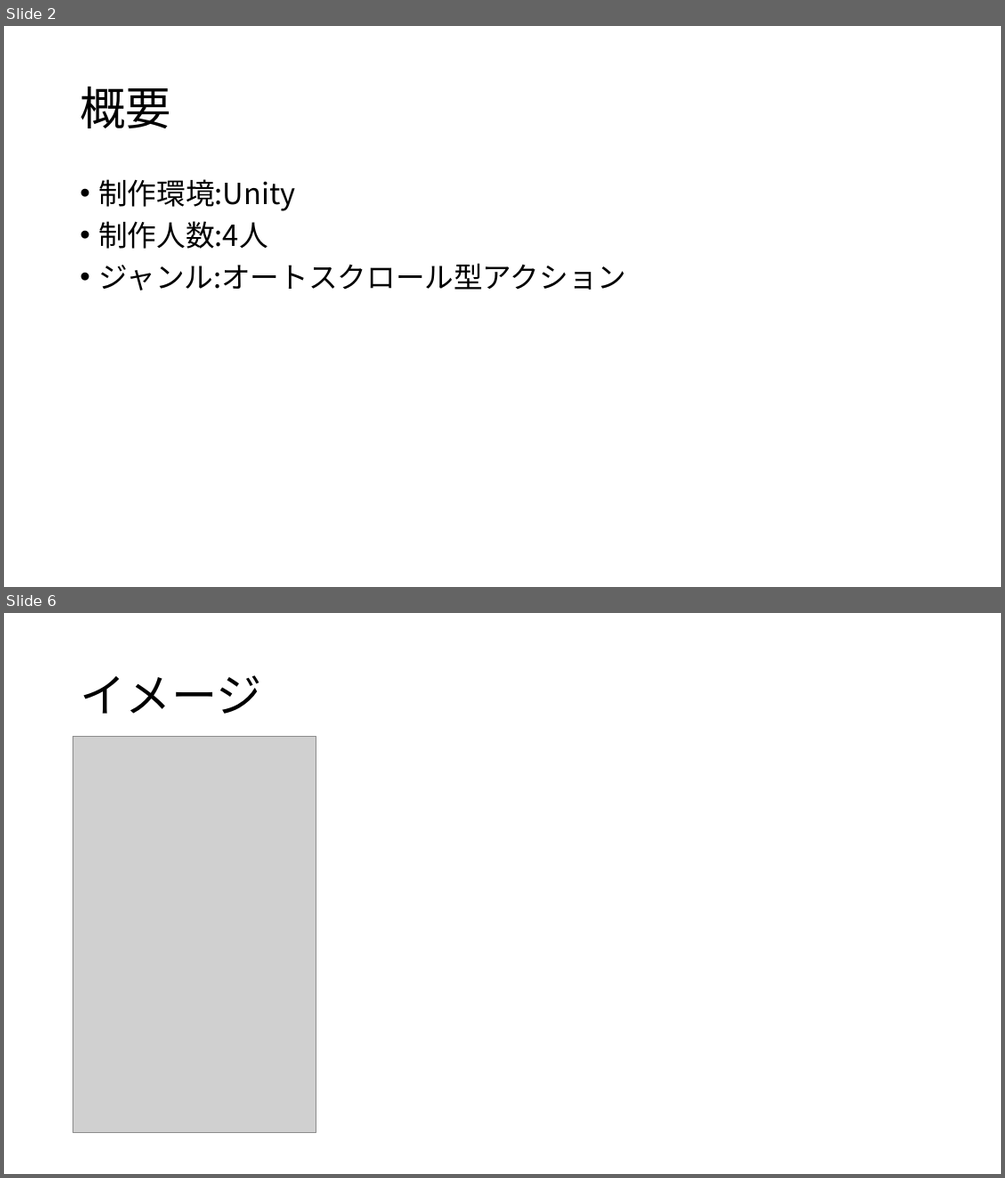
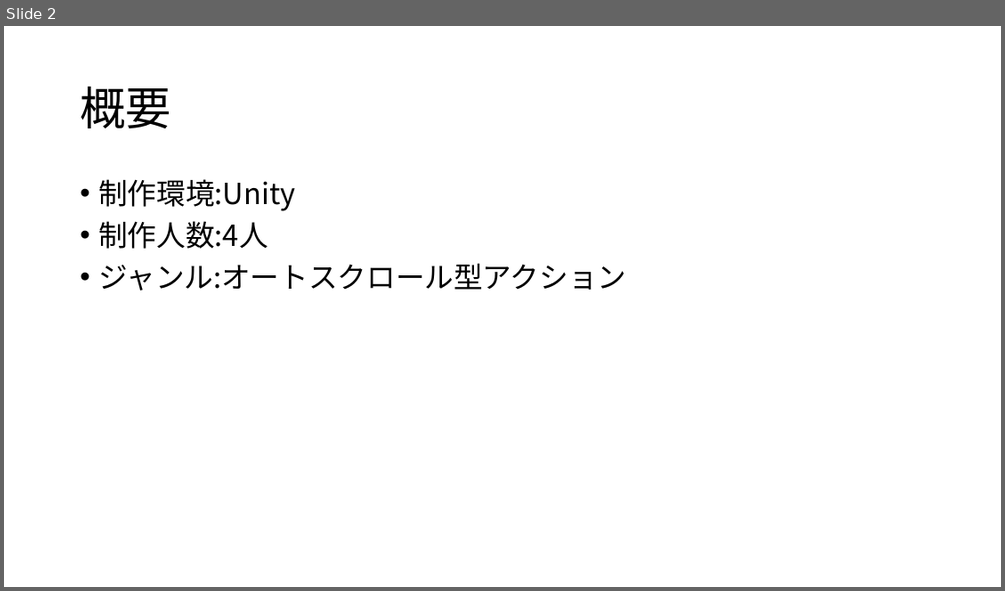
Before and after one commit to Hyde306/UniMan, a slide deck: チーム制作.pptx. Shown one above the other, each under a label of ours: slides 2 and 6 before the commit, slide 2 after it; the slides between them are not shown. The pictures are 1005x1178 and 1005x591 pixels, drawn with LibreOffice and Linux fonts; fonts in the diff are those of the drawing; grey boxes stand for pictures. Boxes give left, top, right and bottom in pixels: in the first picture for what was removed or moved away, otherwise in the second. Text is boxed around its words. In the diff, an @@ line names an element or a change of style, - is before the commit and + after.

```diff
--- a/チーム制作.pptx
+++ b/チーム制作.pptx
@@ slide 6 removed at bbox=[4, 613, 1001, 1174], background #FFFFFF @@
@@ title removed at bbox=[80, 675, 261, 714] @@
-イメージ
@@ picture removed at bbox=[73, 737, 316, 1133] @@
```
Also in this commit, not shown: 3 slides changed, 1 slide added, 1 other file.
